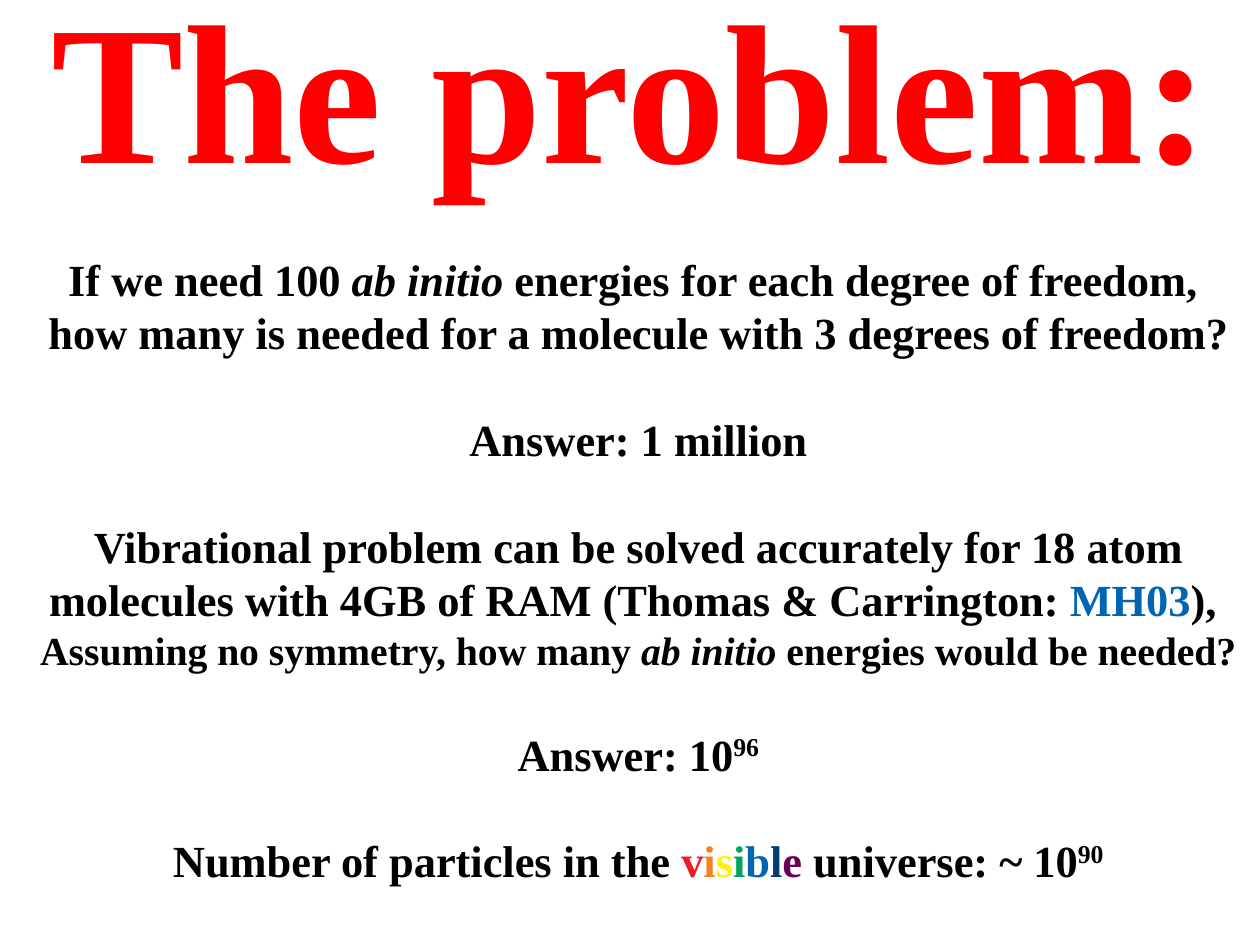
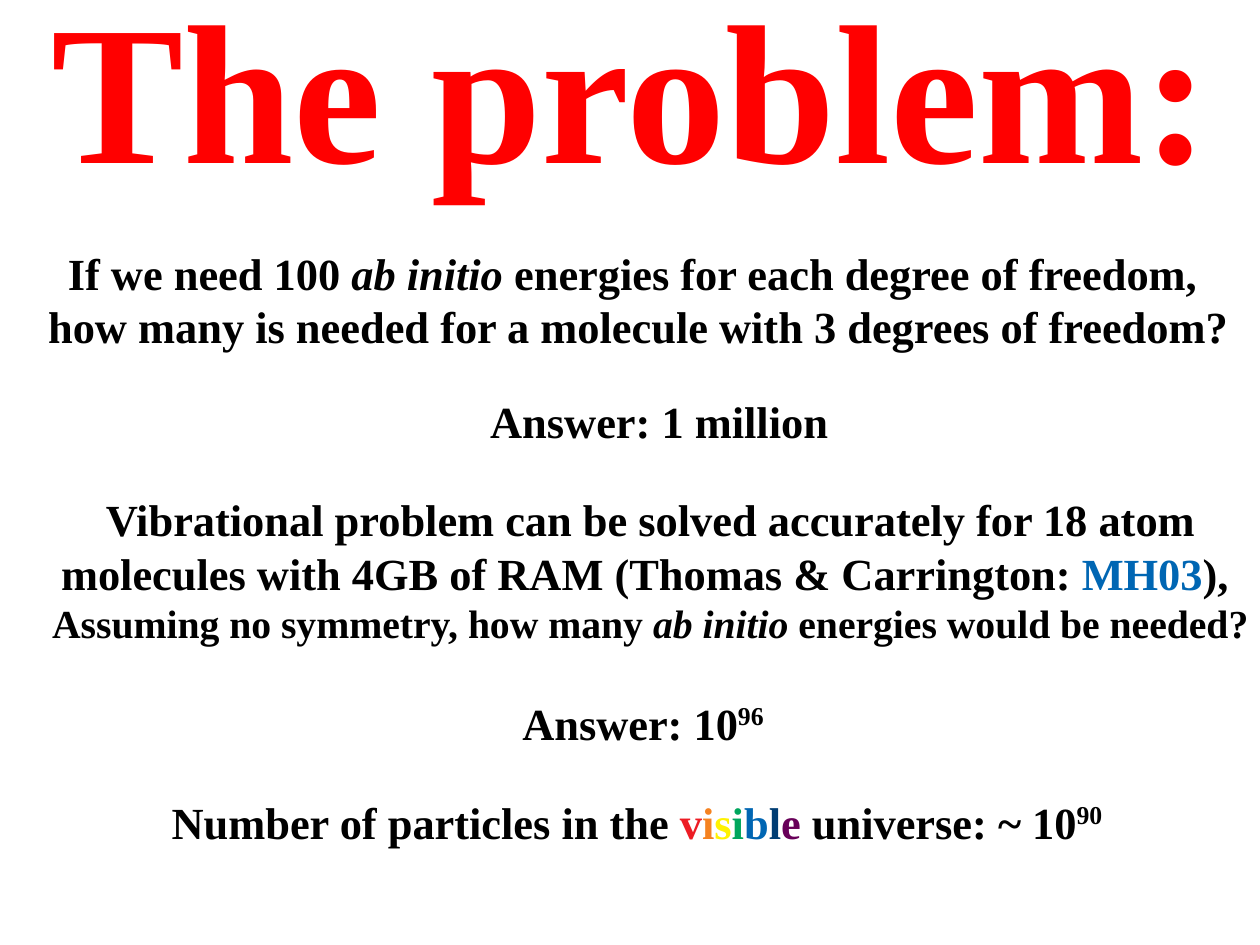
Before and after one commit to HPQC-LABS/polyMLR, a slide deck: slide 2 of 2018-06-20-polyMLR(ISMS).odp. Drawn at 1260x945 pixels with LibreOffice and Linux fonts; fonts in the diff are those of the drawing. Boxes give left, top, right and bottom in pixels: in the first picture for what was removed or moved away, otherwise in the second. Text is boxed around its words. In the diff, an @@ line names an element or a change of style, - is before the commit and + after.

```diff
--- a/2018-06-20-polyMLR(ISMS).odp
+++ b/2018-06-20-polyMLR(ISMS).odp
@@ title at <box>48,258,1228,352</box>: text changed @@
-If we need 100 ab initio energies for each degree of freedom,
-how many is needed for a molecule with 3 degrees of freedom?
-Answer: 1 million
-Vibrational problem can be solved accurately for 18 atom molecules with 4GB of RAM (Thomas & Carrington: MH03),
-Assuming no symmetry, how many ab initio energies would be needed?
-Answer: 1096
-Number of particles in the visible universe: ~ 1090
+If we need 100 ab initio energies for each degree of freedom,
+how many is needed for a molecule with 3 degrees of freedom?
@@ text added at <box>490,407,828,439</box>, 28 pt, text #000000, bold @@
+Answer: 1 million
@@ text added at <box>52,504,1249,646</box>, 28 pt, text #000000, bold @@
+Vibrational problem can be solved accurately for 18 atom molecules with 4GB of RAM (Thomas & Carrington: MH03),
+Assuming no symmetry, how many ab initio energies would be needed?
@@ text added at <box>522,710,682,741</box>, 28 pt, text #000000, bold @@
+Answer: 1096
@@ text added at <box>172,807,987,847</box>, 28 pt, text #000000, bold @@
+Number of particles in the visible universe: ~ 1090
```
Also in this commit, not shown: 12 other slides changed, 9 slides added, 3 slides removed, 3 other files.
